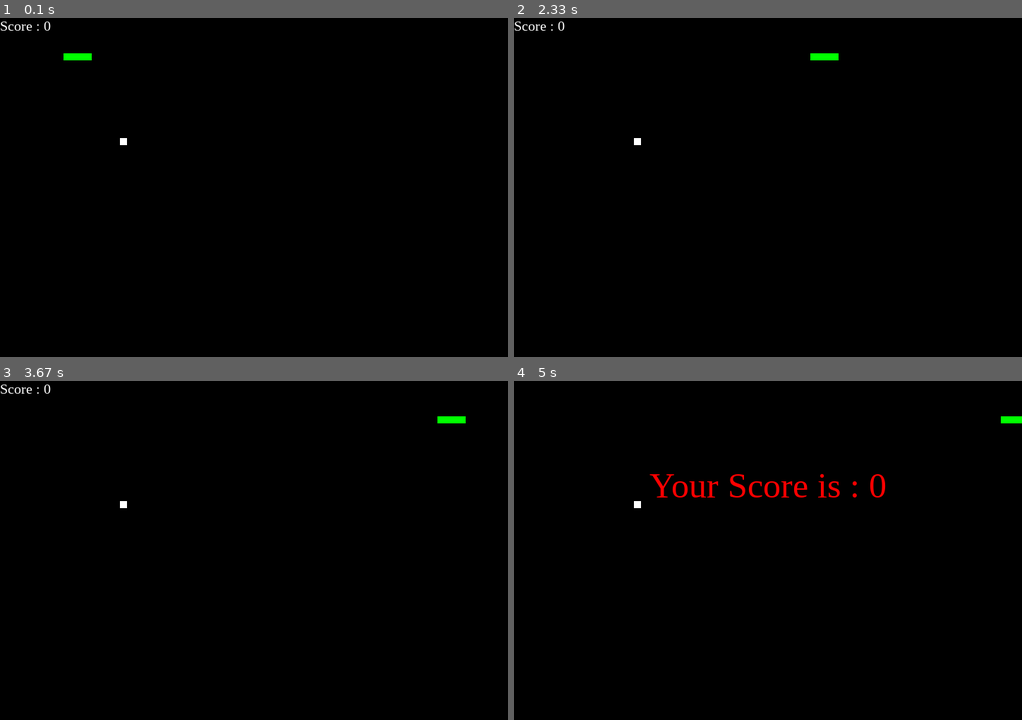
Above: before the commit, frames 1-4 (two rows, left to right).
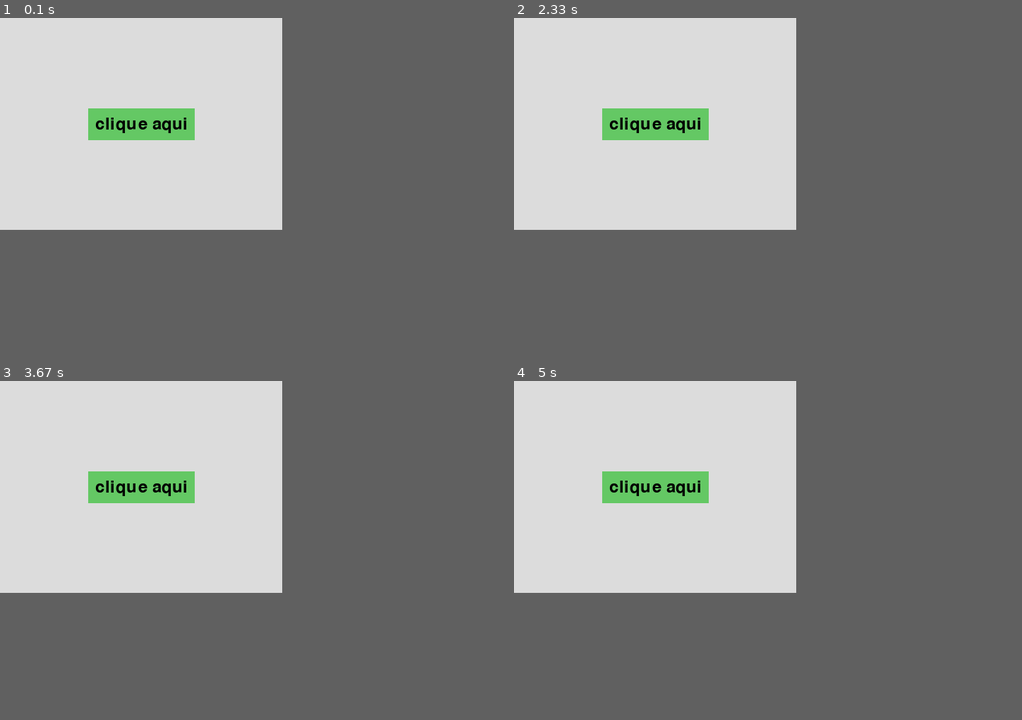
Above: after the commit, the same moments.

Repository: dudagoisclaret08/pygame
Game: pygame game, started from jogo.py
The game is run twice, just before and just after one commit, with the same random seed, the same clock (stepped at 60 frames per second) and the same inputs.
Inputs (mouse positions are in pixels of both pictures, inside the frame that each line leads up to):
- Up to frame 1 (0.1 s): no input
- Up to frame 2 (2.33 s): click (656, 123) at 0.38 s, where only the run after the commit has a clickable "clique aqui"
- Up to frame 3 (3.67 s): no input
- Up to frame 4 (5 s): no input
In our replay, the window is 720x480 before the commit and 400x300 after it. These sizes can differ from the game's own. Grey fills any space a smaller window leaves; there, only what the larger window draws over its background counts as a difference.

The runs differ from the first frame. In frame 1, 34% of the frame differs, in the area x 0-56%, y 0-63%; in frame 2, 35%; in frame 3, 35%; in frame 4, 35%, in the area x 0-100%, y 0-63%.

Commit message:
Update jogo.py

Diff:
--- a/jogo.py
+++ b/jogo.py
@@ -1,3 +1,30 @@
+import pygame
+pygame.init()
+tela=pygame.display.set_mode((400,300))
+fonte=pygame.font.SysFont(None,36)
+
+def desenhar_botao(texto,posicao,cor):
+    texto_rende = fonte.render(texto,True,(0,0,0))
+    retangulo= texto_rende.get_rect(center=posicao)
+    pygame.draw.rect(tela,cor,retangulo.inflate(20,20))
+    tela.blit(texto_rende,retangulo)
+    return retangulo
+rodando = True
+while rodando:
+    for evento in pygame.event.get():
+        if evento.type== pygame.QUIT:
+            rodando= False
+        if evento.type == pygame.MOUSEBUTTONDOWN:
+            if botao.collidepoint(evento.pos):
+                print ("botao clicando!")
+
+    tela.fill((220,220,220))
+    botao = desenhar_botao("clique aqui",(200,150),(100,200,100))
+    pygame.display.update()
+pygame.quit()
+
+
+
 
 import pygame
 import time
